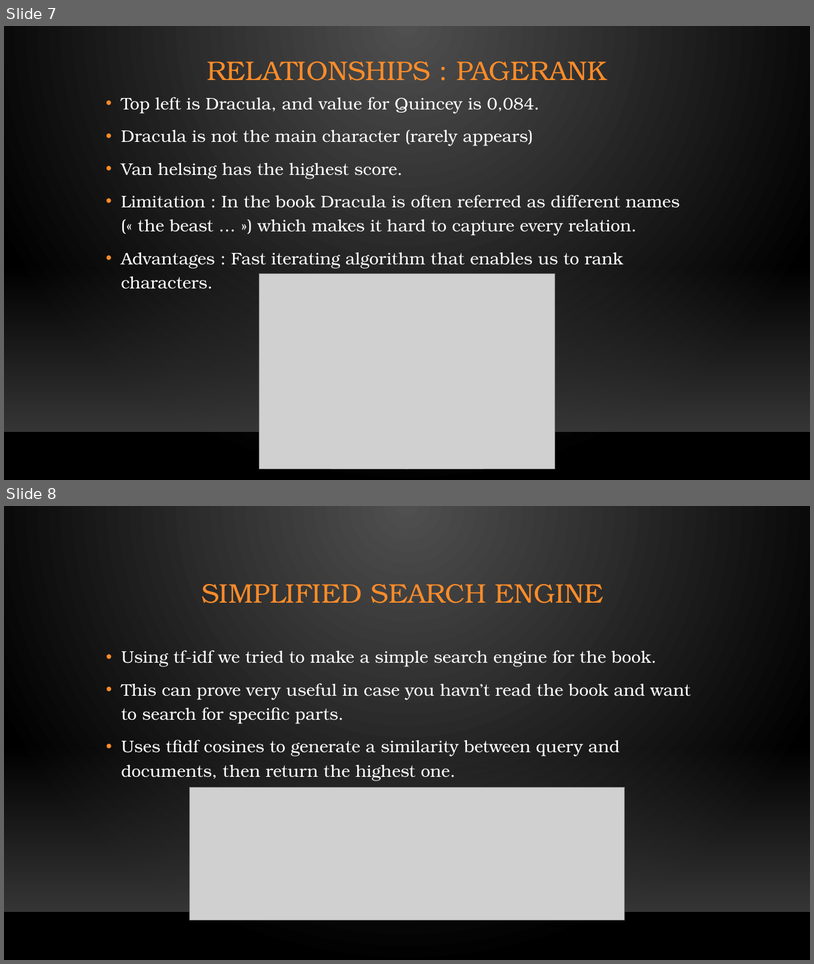
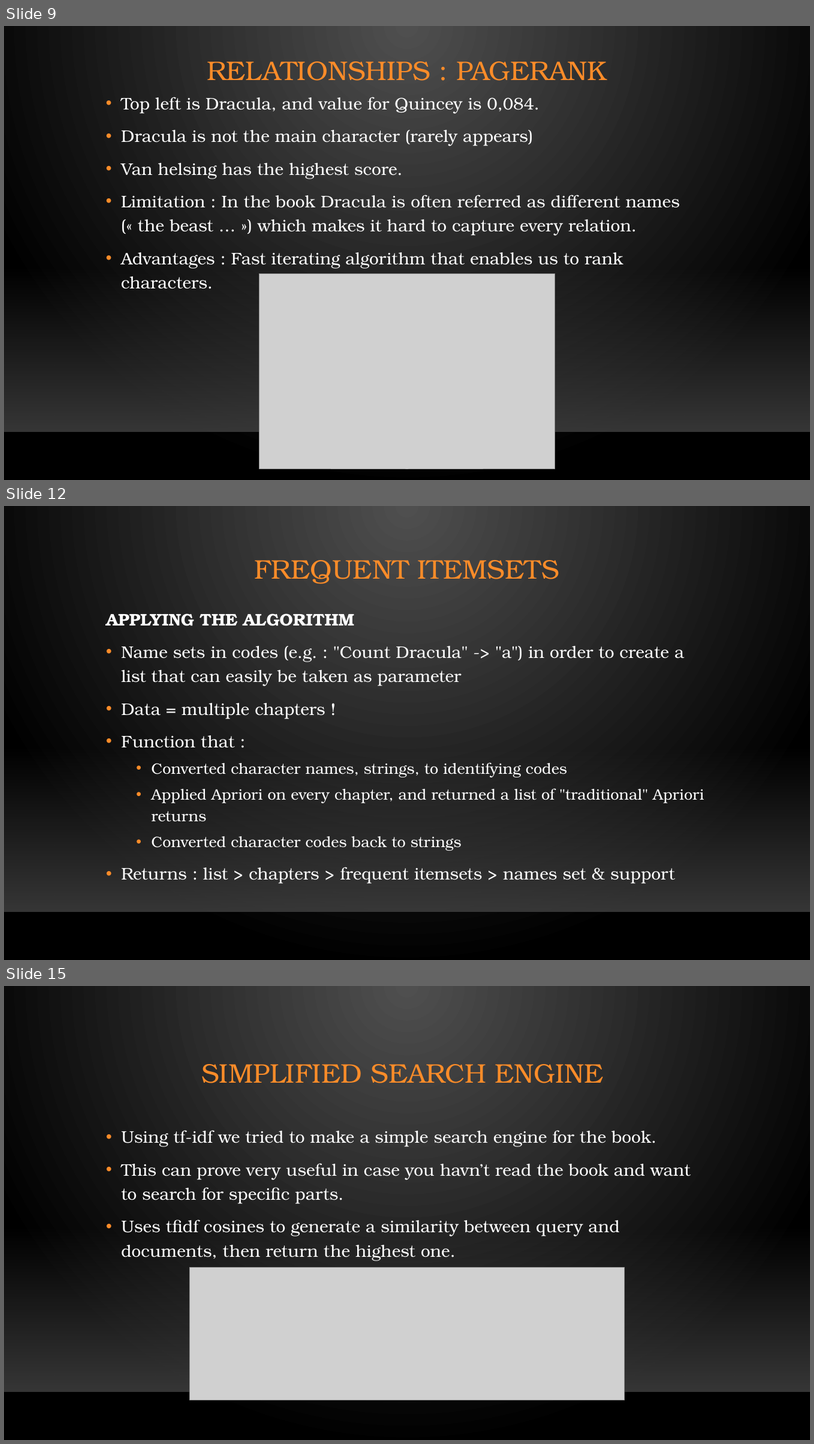
Before and after one commit to Lledune/DS-Project-Dracula, a slide deck: Understanding Dracula.pptx. Shown one above the other, each under a label of ours: slides 7 and 8 before the commit, slides 9, 12 and 15 after it; the slides between them are not shown. The pictures are 814x964 and 814x1444 pixels, drawn with LibreOffice and Linux fonts; fonts in the diff are those of the drawing; grey boxes stand for pictures; background and template pictures are left out. Boxes give left, top, right and bottom in pixels: in the first picture for what was removed or moved away, otherwise in the second. Text is boxed around its words. In the diff, an @@ line names an element or a change of style, - is before the commit and + after.

```diff
--- a/Understanding Dracula.pptx
+++ b/Understanding Dracula.pptx
@@ slide 12 added at bbox=[4, 506, 810, 960], background gradient #505050 to #000000; not listed: 2 template elements that a slide beside it also shows @@
@@ title added at bbox=[254, 560, 560, 584], 32 pt, text #FB8C29 @@
+FREQUENT ITEMSETS
@@ text added at bbox=[106, 613, 705, 883], 20 pt, text #FFFFFF @@
+APPLYING THE ALGORITHM
+• Name sets in codes (e.g. : "Count Dracula" -> "a") in order to create a list that can easily be taken as parameter
+• Data = multiple chapters !
+• Function that :
+  • Converted character names, strings, to identifying codes
+  • Applied Apriori on every chapter, and returned a list of "traditional" Apriori returns
+  • Converted character codes back to strings
+• Returns : list > chapters > frequent itemsets > names set & support
@@ what was slide 7 is now slide 9 @@
@@ what was slide 8 is now slide 15 @@
```
Also in this commit, not shown: 8 other slides added, 1 slide removed, 2 other files.
